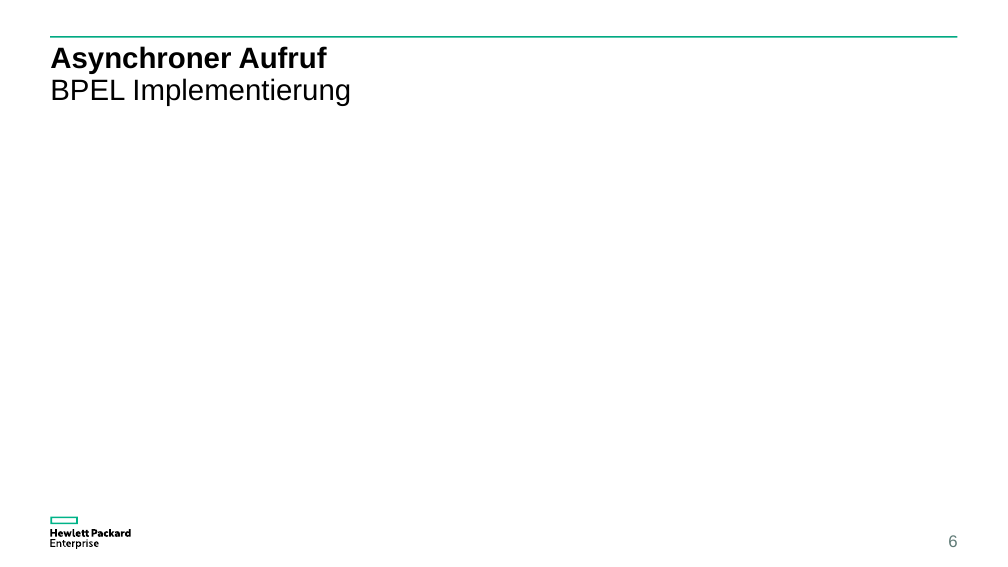
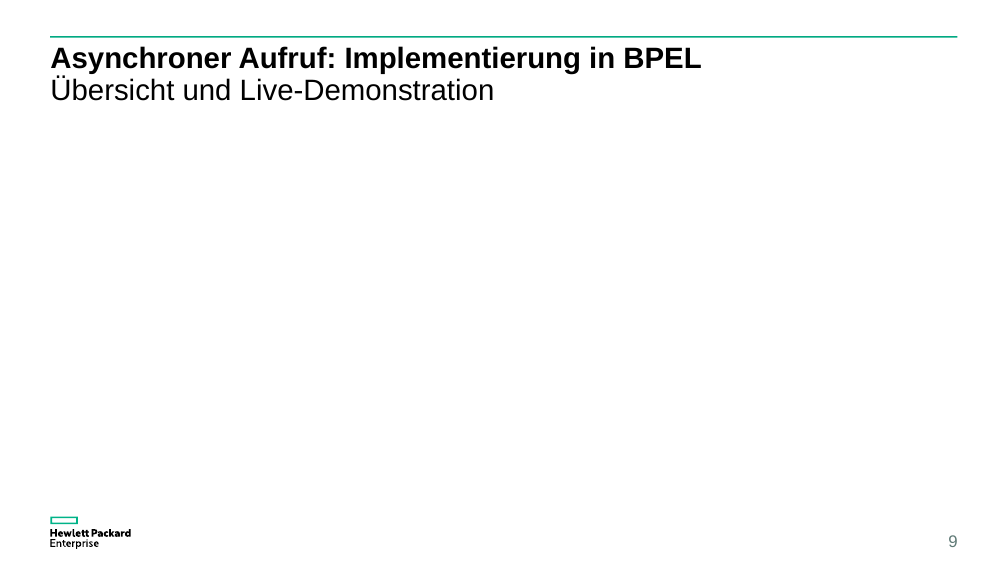
Before and after one commit to steilerDev/BPM_Lab, a slide deck: slide 9 of Ergebnispräsentation.pptx (slide 6 before the commit). Drawn at 1008x567 pixels with LibreOffice and Linux fonts; fonts in the diff are those of the drawing. Boxes give left, top, right and bottom in pixels: in the first picture for what was removed or moved away, otherwise in the second. Text is boxed around its words. In the diff, an @@ line names an element or a change of style, - is before the commit and + after.

```diff
--- a/Ergebnispräsentation.pptx
+++ b/Ergebnispräsentation.pptx
@@ title at (50,46,701,101): text changed; bold on @@
-Asynchroner Aufruf
-BPEL Implementierung
+Asynchroner Aufruf: Implementierung in BPEL
+Übersicht und Live-Demonstration
@@ page number at (948,535,957,547): text changed @@
-6
+9
```
Also in this commit, not shown: 4 other slides changed, 4 slides added, 1 other file.
